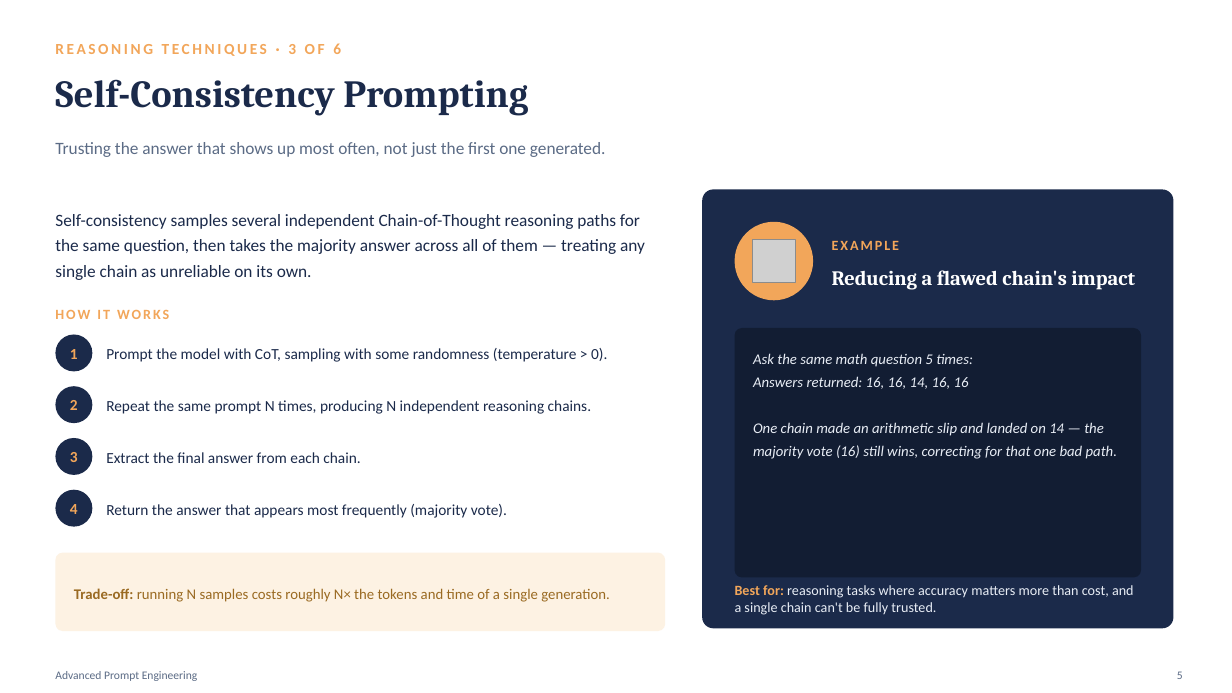
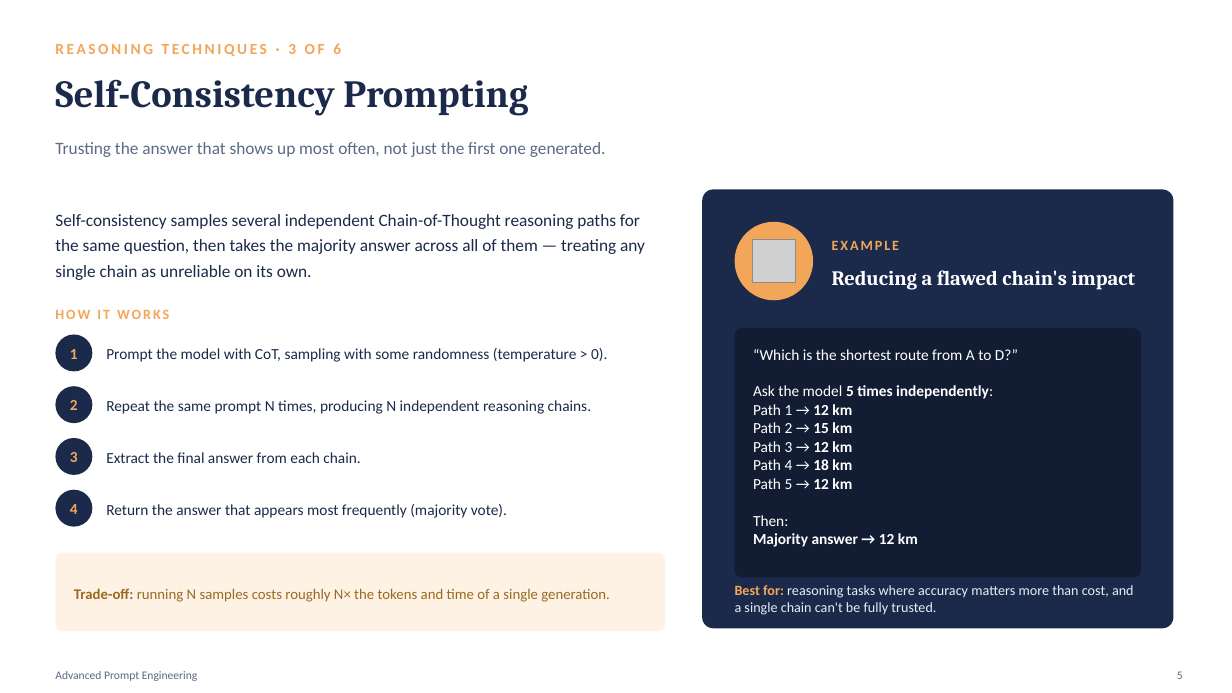
Before and after one commit to atulkahatecdac/genai, a slide deck: slide 5 of Module5_Demo_v1.0/Module5_Advanced_Prompt_Engineering.pptx. Drawn at 1232x693 pixels with LibreOffice and Linux fonts; fonts in the diff are those of the drawing; grey boxes stand for pictures. Boxes give left, top, right and bottom in pixels: in the first picture for what was removed or moved away, otherwise in the second. Text is boxed around its words. In the diff, an @@ line names an element or a change of style, - is before the commit and + after.

```diff
--- a/Module5_Demo_v1.0/Module5_Advanced_Prompt_Engineering.pptx
+++ b/Module5_Demo_v1.0/Module5_Advanced_Prompt_Engineering.pptx
@@ text at [753, 349, 1018, 547]: text changed; size 11.5 to 12 pt; text colour #E8EDF5 to #FFFFFF; italic off @@
-Ask the same math question 5 times:
-Answers returned: 16, 16, 14, 16, 16
-One chain made an arithmetic slip and landed on 14 — the majority vote (16) still wins, correcting for that one bad path.
+“Which is the shortest route from A to D?”
+Ask the model 5 times independently:
+Path 1 → 12 km
+Path 2 → 15 km
+Path 3 → 12 km
+Path 4 → 18 km
+Path 5 → 12 km
+Then:
+Majority answer → 12 km
```
Also in this commit, not shown: 3 other slides changed, 3 other files.
